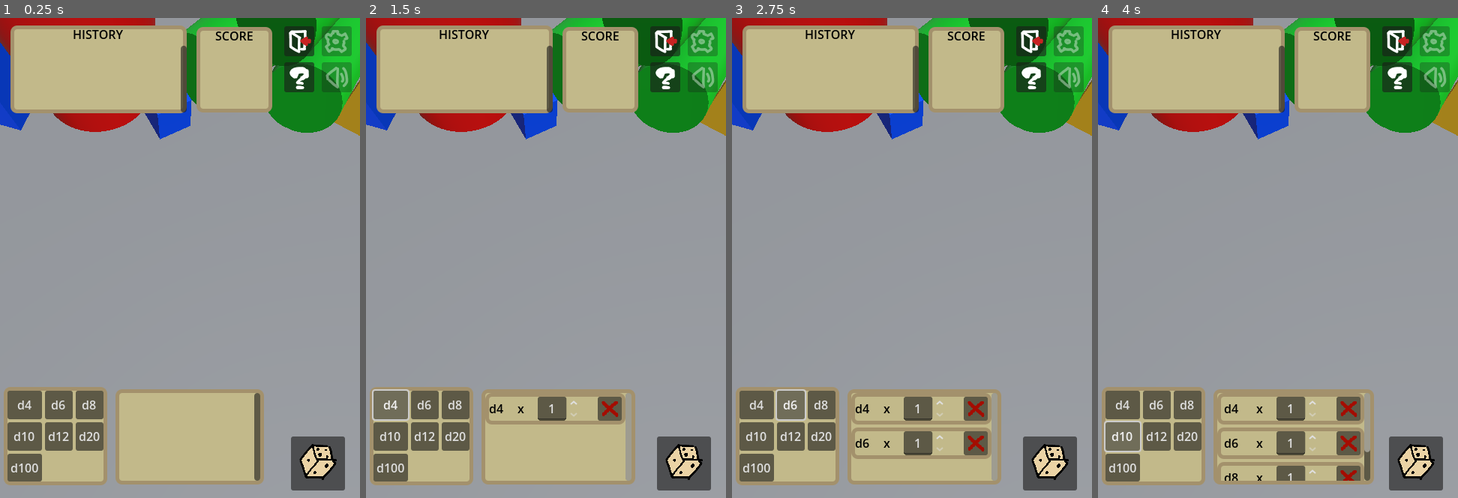
Above: before the commit, frames 1-4 (left to right).
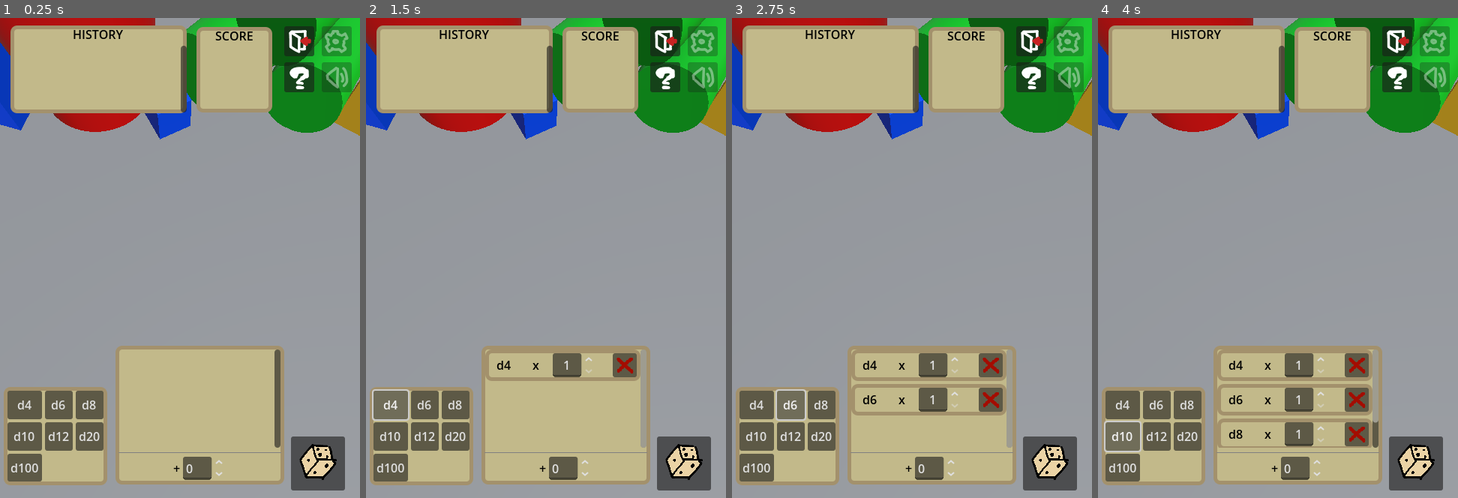
Above: after the commit, the same moments.

Repository: connie-bb/dalmation
Game: Godot game, scene res://main.tscn
Same seed, same stepped clock (60 frames per second), same inputs: the game is played once before the commit and once after it.
Inputs (mouse positions are in pixels of both pictures, inside the frame that each line leads up to):
- Up to frame 1 (0.25 s): no input
- Up to frame 2 (1.5 s): click (682, 464) at 0.5 s; click "d4" at 1.25 s
- Up to frame 3 (2.75 s): click "d6" at 2 s
- Up to frame 4 (4 s): click "d8" at 2.75 s; click "d10" at 3.5 s

The runs differ from the first frame. In frame 1, 6.6% of the frame differs, in the area x 32-79%, y 68-98%; in frame 2, 7.5%; in frame 3, 9.1%; in frame 4, 9.2%.

Commit message:
feat: provide an addend to add to score Change in naming convention: Constant => Addend

Diff:
--- a/backend/conductor.gd
+++ b/backend/conductor.gd
@@ -43,7 +43,7 @@
 
 func _on_ready_to_count():
 	score_counter.update_die_scores( dice_roller.active_dice )
-	score_counter.count_score( dice_roller.active_dice )
+	score_counter.count_score( dice_roller.active_dice, gui.get_addend() )
 
 func _on_score_counted( score: int ):
 	Debug.log( "Score: " + str( score ), Debug.TAG.INFO )
@@ -61,4 +61,8 @@
 	roll_editor.remove_group( dice_group )
 
 func _on_dice_roller_die_toggled():
-	score_counter.count_score( dice_roller.active_dice )
+	score_counter.count_score( dice_roller.active_dice, gui.get_addend() )
+
+func _on_addend_changed():
+	if dice_roller.state != DiceRoller.STATES.SETTLED: return
+	score_counter.count_score( dice_roller.active_dice, gui.get_addend() )
--- a/backend/score_counter.gd
+++ b/backend/score_counter.gd
@@ -9,8 +9,8 @@
 		for die: Die in group.get_children():
 			die.update_score()
 
-func count_score( active_dice: Node ):
-	var total_score: int = 0
+func count_score( active_dice: Node, addend: int ):
+	var total_score: int = addend
 	for group: DiceGroup in active_dice.get_children():
 		total_score += count_group_score( group )
 	score_counted.emit( total_score )
--- a/gui/gui.gd
+++ b/gui/gui.gd
@@ -13,6 +13,9 @@
 	assert( error_panel != null, "GUI has no assigned error_panel" )
 	assert( history != null, "GUI has no assigned History" )
 	assert( roll_editor_panel != null, "GUI has no assigned RollEditorPanel" )
+
+func get_addend() -> int:
+	return roll_editor_panel.addend
 
 func update_roll_editor_panel( spawnlist: Array[ DiceGroup ] ):
 	roll_editor_panel.update( spawnlist )
--- a/gui/roll_editor_panel/roll_editor_panel.gd
+++ b/gui/roll_editor_panel/roll_editor_panel.gd
@@ -1,8 +1,11 @@
 extends PanelContainer
 class_name RollEditorPanel
 
+# Variable
+var addend: int = 0
+
 # References
-@onready var table: Control = $ScrollContainer/table
+@onready var table: Control = $VBoxContainer/ScrollContainer/table
 var row_resource: Resource = preload( "res://gui/roll_editor_panel/roll_editor_row.tscn" )
 
 # Constant
@@ -17,6 +20,7 @@
 }
 signal count_changed( count: int, dice_group: DiceGroup )
 signal deleted( dice_group: DiceGroup )
+signal addend_changed
 
 func _ready():
 	for row in table.get_children():
@@ -42,3 +46,7 @@
 		row.queue_free()
 	for dice_group in spawnlist:
 		add_row( dice_group )
+
+func _on_addend_spinbox_value_changed( value ):
+	addend = value
+	addend_changed.emit()
--- a/main.tscn
+++ b/main.tscn
@@ -440,29 +440,53 @@
 layout_mode = 1
 anchors_preset = -1
 anchor_left = 0.320833
-anchor_top = 0.773438
-anchor_right = 0.7125
+anchor_top = 0.682375
+anchor_right = 0.80625
 anchor_bottom = 0.95625
-offset_right = 10.0
+offset_top = 0.280273
+offset_right = -8.00003
 offset_bottom = 10.0
 script = ExtResource("18_82xsv")
 metadata/_edit_use_anchors_ = true
 
-[node name="ScrollContainer" type="ScrollContainer" parent="GUI/roll_editor_panel"]
-layout_mode = 2
+[node name="VBoxContainer" type="VBoxContainer" parent="GUI/roll_editor_panel"]
+layout_mode = 2
+
+[node name="ScrollContainer" type="ScrollContainer" parent="GUI/roll_editor_panel/VBoxContainer"]
+layout_mode = 2
+size_flags_vertical = 3
 horizontal_scroll_mode = 0
 vertical_scroll_mode = 2
 
-[node name="table" type="VBoxContainer" parent="GUI/roll_editor_panel/ScrollContainer"]
+[node name="table" type="VBoxContainer" parent="GUI/roll_editor_panel/VBoxContainer/ScrollContainer"]
 layout_mode = 2
 size_flags_horizontal = 3
 size_flags_vertical = 3
 
-[node name="roll_editor_row" parent="GUI/roll_editor_panel/ScrollContainer/table" instance=ExtResource("19_cegan")]
-layout_mode = 2
-
-[node name="roll_editor_row2" parent="GUI/roll_editor_panel/ScrollContainer/table" instance=ExtResource("19_cegan")]
-layout_mode = 2
+[node name="roll_editor_row" parent="GUI/roll_editor_panel/VBoxContainer/ScrollContainer/table" instance=ExtResource("19_cegan")]
+layout_mode = 2
+
+[node name="roll_editor_row2" parent="GUI/roll_editor_panel/VBoxContainer/ScrollContainer/table" instance=ExtResource("19_cegan")]
+layout_mode = 2
+
+[node name="HSeparator" type="HSeparator" parent="GUI/roll_editor_panel/VBoxContainer"]
+layout_mode = 2
+
+[node name="HBoxContainer" type="HBoxContainer" parent="GUI/roll_editor_panel/VBoxContainer"]
+layout_mode = 2
+alignment = 1
+
+[node name="plus" type="Label" parent="GUI/roll_editor_panel/VBoxContainer/HBoxContainer"]
+layout_mode = 2
+text = "+"
+
+[node name="addend_spinbox" type="SpinBox" parent="GUI/roll_editor_panel/VBoxContainer/HBoxContainer"]
+layout_mode = 2
+size_flags_horizontal = 4
+size_flags_vertical = 4
+min_value = -999.0
+max_value = 999.0
+rounded = true
 
 [connection signal="changed" from="roll_editor" to="Conductor" method="_on_roll_editor_changed"]
 [connection signal="die_toggled" from="dice_roller" to="Conductor" method="_on_dice_roller_die_toggled"]
@@ -476,5 +500,7 @@
 [connection signal="pressed" from="GUI/exit_button" to="GUI/exit_button" method="_on_pressed"]
 [connection signal="pressed" from="GUI/help_button" to="GUI" method="_on_help_button_pressed"]
 [connection signal="timeout" from="GUI/error_panel/display_timer" to="GUI/error_panel" method="_on_display_timeout"]
+[connection signal="addend_changed" from="GUI/roll_editor_panel" to="Conductor" method="_on_addend_changed"]
 [connection signal="count_changed" from="GUI/roll_editor_panel" to="Conductor" method="_on_roll_editor_panel_count_changed"]
 [connection signal="deleted" from="GUI/roll_editor_panel" to="Conductor" method="_on_roll_editor_panel_deleted"]
+[connection signal="value_changed" from="GUI/roll_editor_panel/VBoxContainer/HBoxContainer/addend_spinbox" to="GUI/roll_editor_panel" method="_on_addend_spinbox_value_changed"]
